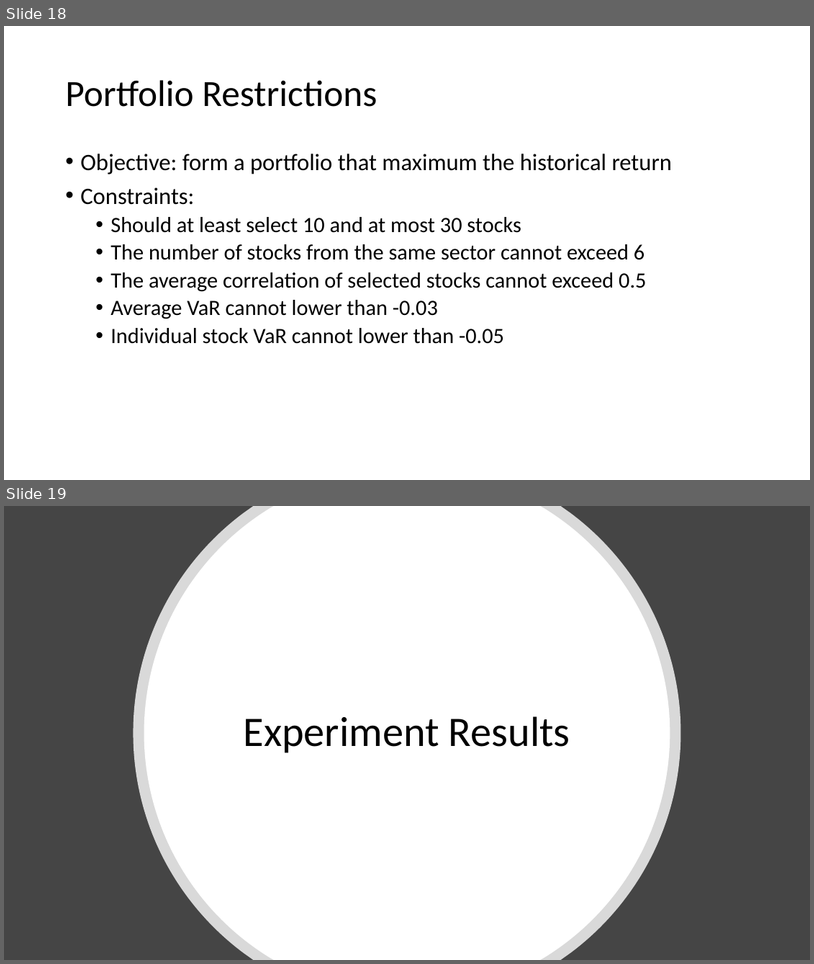
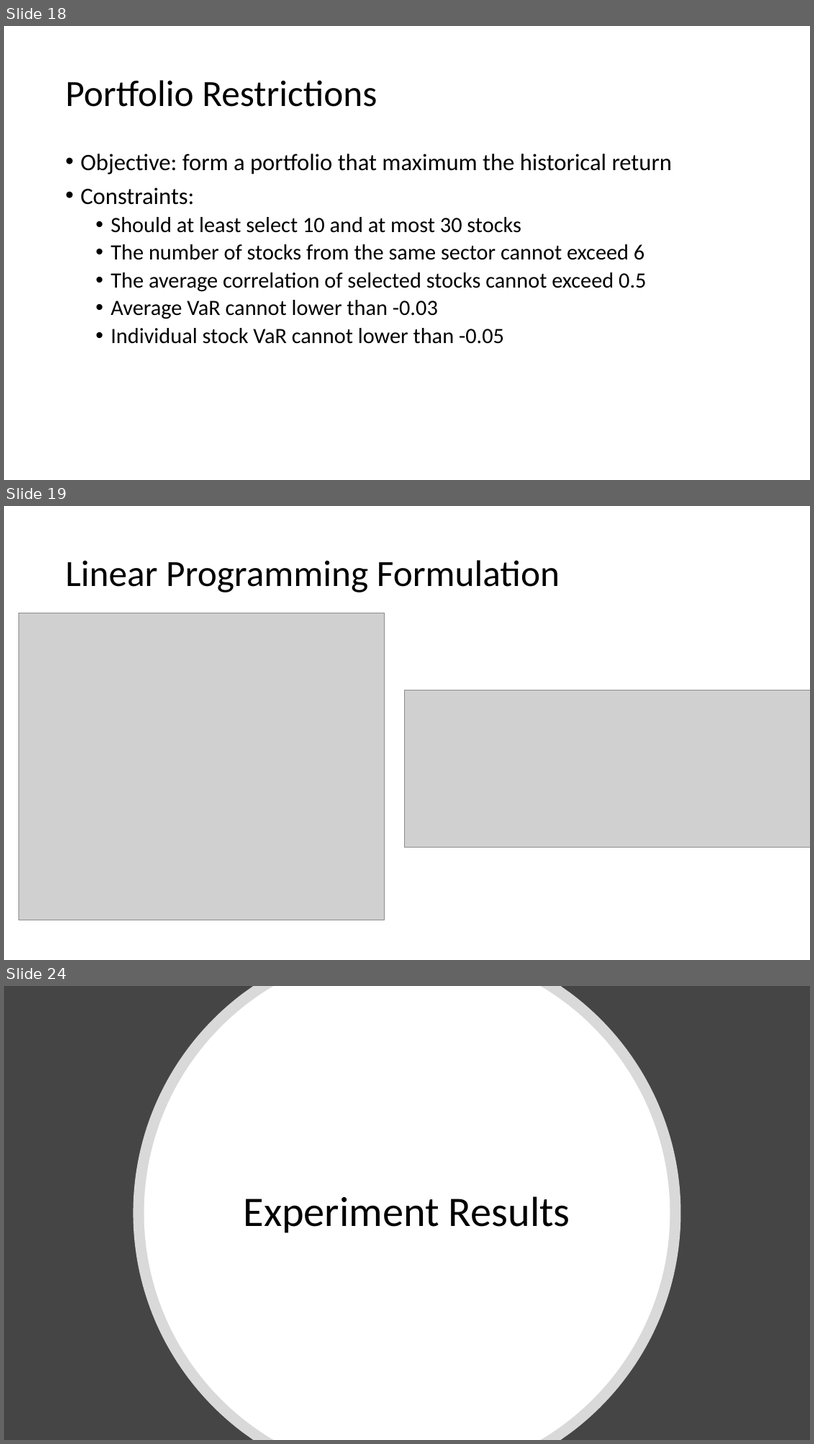
Before and after one commit to r50206v/E4008-Computational-Discrete-Optimization, a slide deck: Project/topic-5.pptx. Shown one above the other, each under a label of ours: slides 18 and 19 before the commit, slides 18, 19 and 24 after it; the slides between them are not shown. The pictures are 814x964 and 814x1444 pixels, drawn with LibreOffice and Linux fonts; fonts in the diff are those of the drawing; grey boxes stand for pictures. Boxes give left, top, right and bottom in pixels: in the first picture for what was removed or moved away, otherwise in the second. Text is boxed around its words. In the diff, an @@ line names an element or a change of style, - is before the commit and + after.

```diff
--- a/Project/topic-5.pptx
+++ b/Project/topic-5.pptx
@@ slide 19 added at (4,506,810,960), background #FFFFFF @@
@@ title added at (65,560,560,592), 44 pt, text #000000 @@
+Linear Programming Formulation
@@ picture added at (19,613,384,919) @@
@@ picture added at (404,690,810,847) @@
@@ what was slide 19 is now slide 24 @@
```
Also in this commit, not shown: 4 other slides added, 2 other files.
